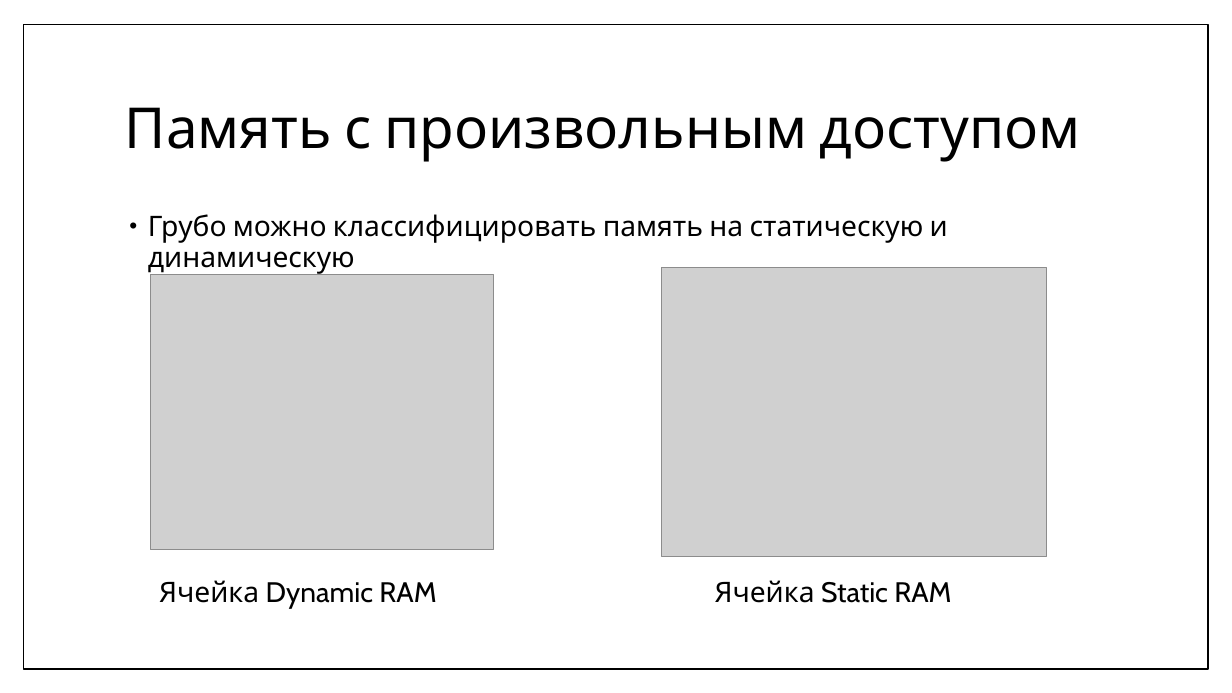
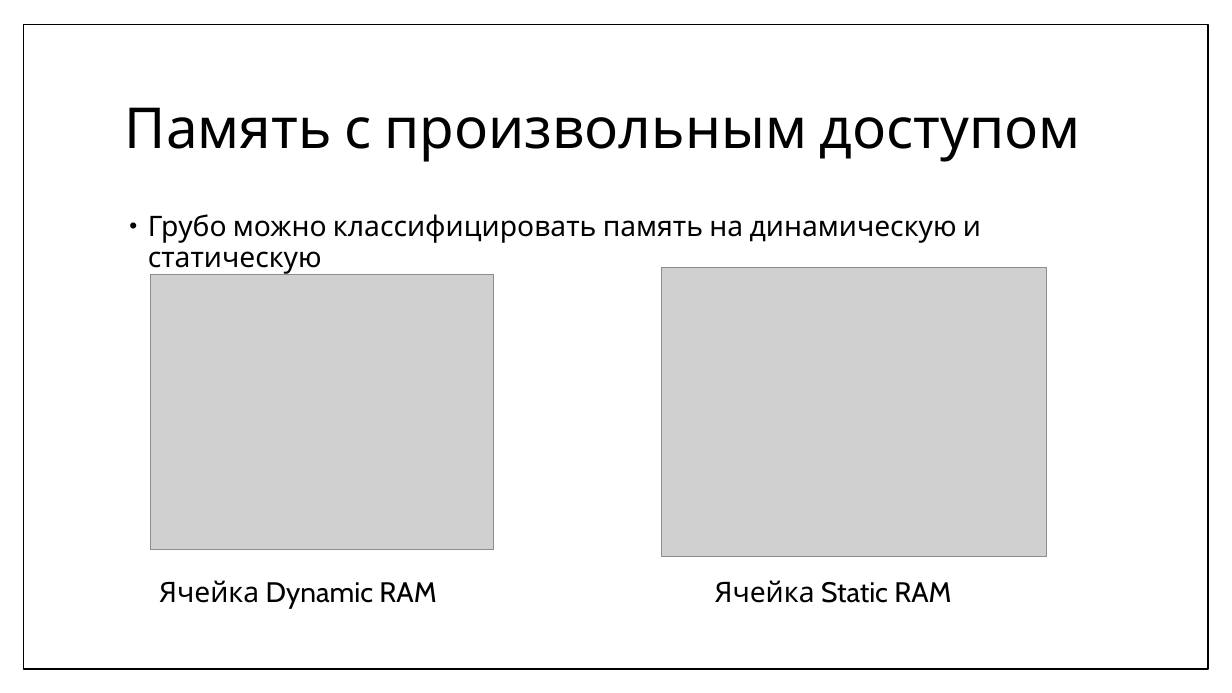
Before and after one commit to MIPT-ILab/cpp-lects-rus, a slide deck: slide 13 of other_lects/informatics/08-realworld.pptx (slide 12 before the commit). Drawn at 1232x693 pixels with LibreOffice and Linux fonts; fonts in the diff are those of the drawing; grey boxes stand for pictures. Boxes give left, top, right and bottom in pixels: in the first picture for what was removed or moved away, otherwise in the second. Text is boxed around its words. In the diff, an @@ line names an element or a change of style, - is before the commit and + after.

```diff
--- a/other_lects/informatics/08-realworld.pptx
+++ b/other_lects/informatics/08-realworld.pptx
@@ text at <box>148,214,981,274</box>: text changed @@
-• Грубо можно классифицировать память на статическую и динамическую
+• Грубо можно классифицировать память на динамическую и статическую
```
Also in this commit, not shown: 4 other slides changed, 7 slides added, 5 other files.
